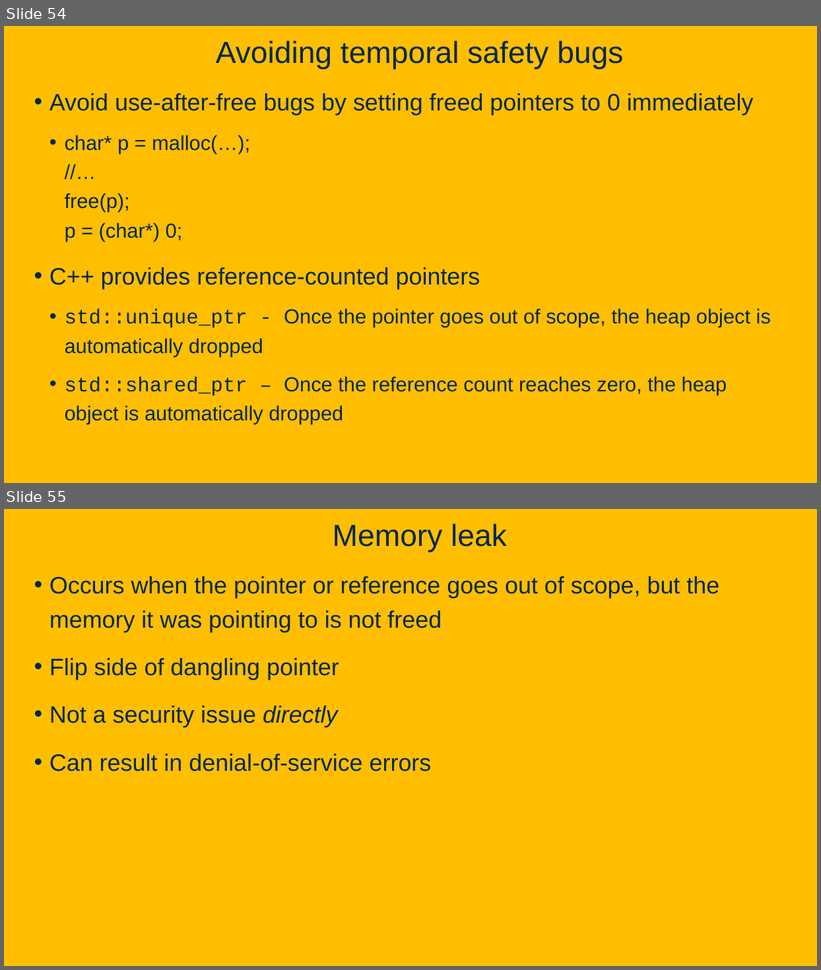
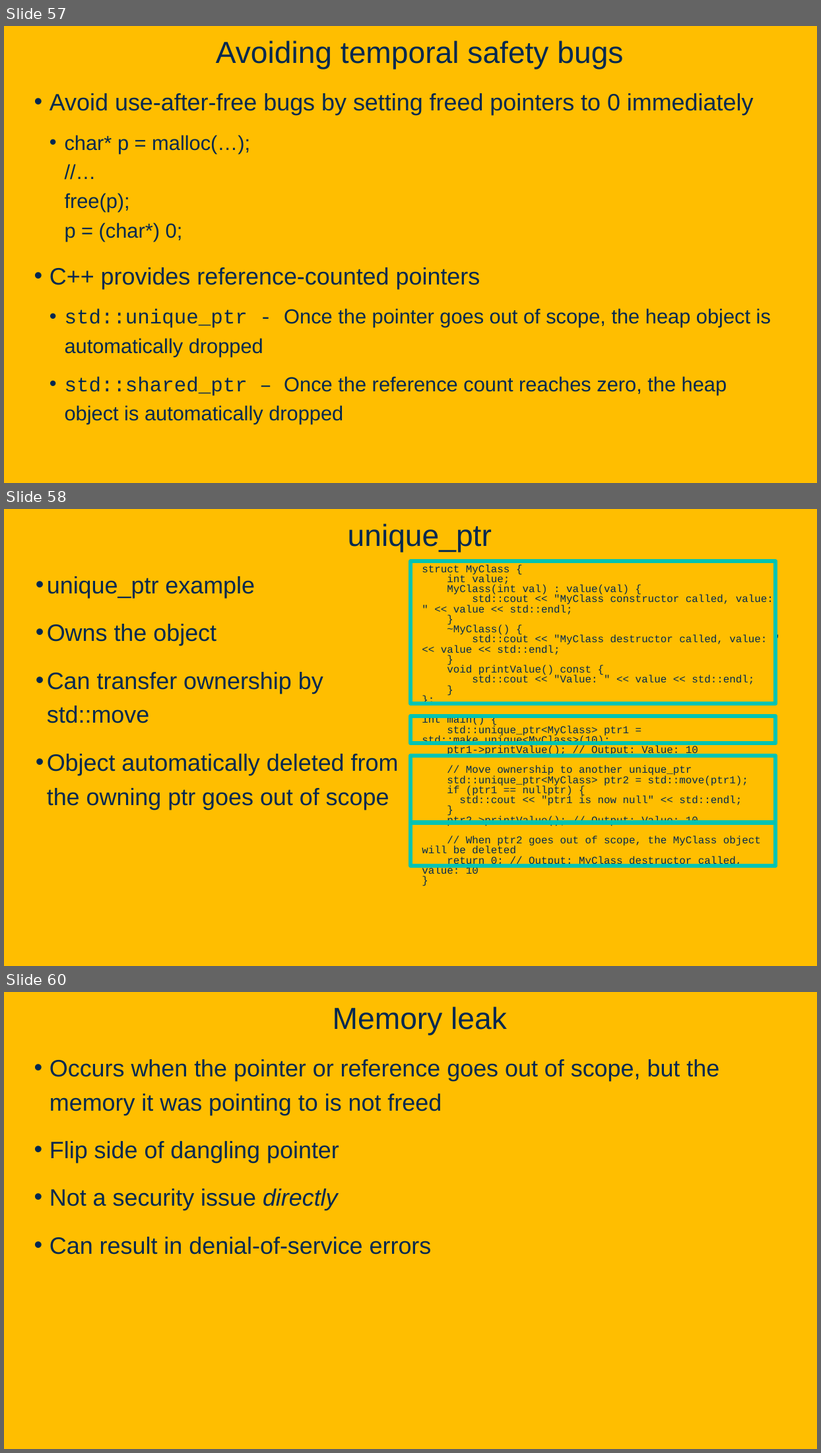
Before and after one commit to davsec-teaching/ECS160-Winter2025, a slide deck: slides/9_software_security.pptx. Shown one above the other, each under a label of ours: slides 54 and 55 before the commit, slides 57, 58 and 60 after it; the slides between them are not shown. The pictures are 821x970 and 821x1453 pixels, drawn with LibreOffice and Linux fonts; fonts in the diff are those of the drawing; background and template pictures are left out. Boxes give left, top, right and bottom in pixels: in the first picture for what was removed or moved away, otherwise in the second. Text is boxed around its words. In the diff, an @@ line names an element or a change of style, - is before the commit and + after.

```diff
--- a/slides/9_software_security.pptx
+++ b/slides/9_software_security.pptx
@@ slide 58 added at (4, 509, 817, 966), background picture (left out) @@
@@ title added at (348, 524, 492, 553), 36 pt, text #022850 @@
+unique_ptr
@@ rectangle added at (411, 561, 776, 704), outline #00C4B2 4.75 pt @@
@@ text added at (422, 564, 774, 877), 12.4 pt, text #022850 @@
+struct MyClass {
+int value;
+MyClass(int val) : value(val) {
+std::cout << "MyClass constructor called, value: " << value << std::endl;
+}
+~MyClass() {
+std::cout << "MyClass destructor called, value: " << value << std::endl;
+}
+void printValue() const {
+std::cout << "Value: " << value << std::endl;
+}
+};
+int main() {
+std::unique_ptr<MyClass> ptr1 = std::make_unique<MyClass>(10);
+ptr1->printValue(); // Output: Value: 10
+// Move ownership to another unique_ptr
+std::unique_ptr<MyClass> ptr2 = std::move(ptr1);
+if (ptr1 == nullptr) {
+std::cout << "ptr1 is now null" << std::endl;
+}
+ptr2->printValue(); // Output: Value: 10
+// When ptr2 goes out of scope, the MyClass object will be deleted
+return 0; // Output: MyClass destructor called, value: 10
+}
@@ text added at (47, 576, 399, 809), 28 pt, text #022850 @@
+• unique_ptr example
+• Owns the object
+• Can transfer ownership by std::move
+• Object automatically deleted from the owning ptr goes out of scope
@@ rectangle added at (411, 716, 776, 743), outline #00C4B2 4.75 pt @@
@@ rectangle added at (411, 756, 776, 823), outline #00C4B2 4.75 pt @@
@@ rectangle added at (411, 824, 776, 867), outline #00C4B2 4.75 pt @@
@@ what was slide 54 is now slide 57 @@
@@ what was slide 55 is now slide 60 @@
```
Also in this commit, not shown: 4 other slides added.
